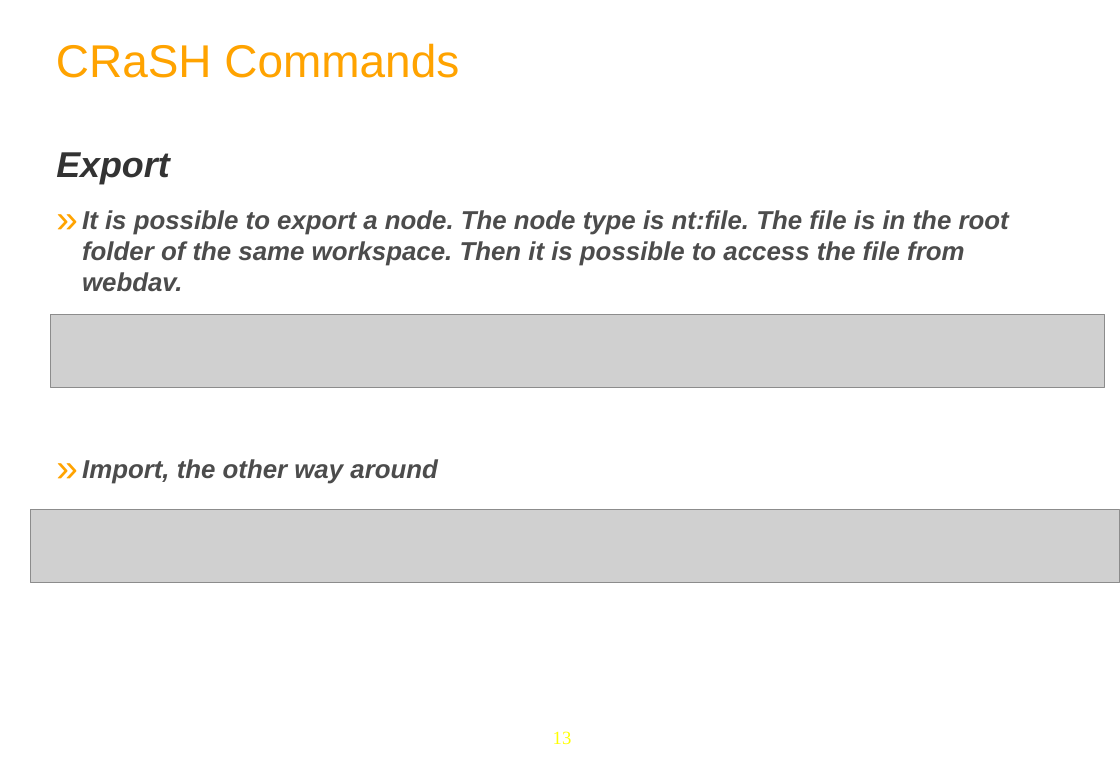
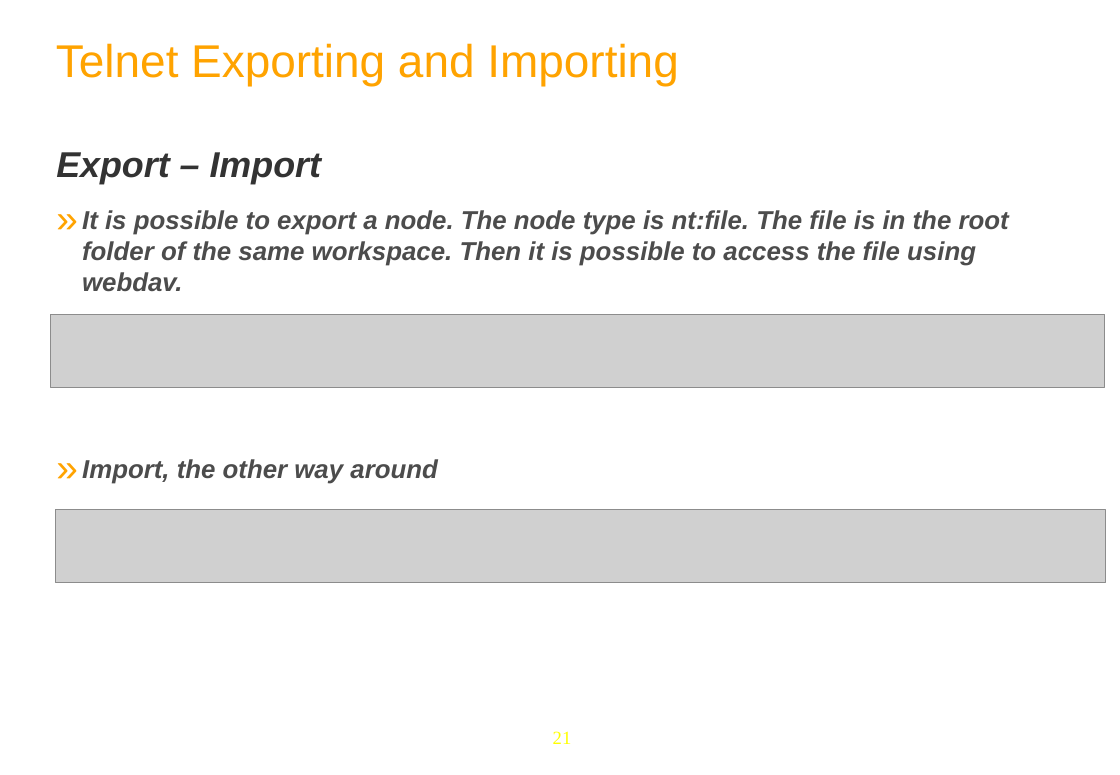
Before and after one commit to anhvurz90/training, a slide deck: slide 21 of exo-developer/420-crash/slides/420-CRaSH-XDev-en.pptx (slide 13 before the commit). Drawn at 1120x775 pixels with LibreOffice and Linux fonts; fonts in the diff are those of the drawing; grey boxes stand for pictures; background and template pictures are left out. Boxes give left, top, right and bottom in pixels: in the first picture for what was removed or moved away, otherwise in the second. Text is boxed around its words. In the diff, an @@ line names an element or a change of style, - is before the commit and + after.

```diff
--- a/exo-developer/420-crash/slides/420-CRaSH-XDev-en.pptx
+++ b/exo-developer/420-crash/slides/420-CRaSH-XDev-en.pptx
@@ text at (x1=56, y1=43, x2=678, y2=86): text changed @@
-CRaSH Commands
+Telnet Exporting and Importing
@@ text at (x1=56, y1=152, x2=1009, y2=292): text changed @@
-Export
-» It is possible to export a node. The node type is nt:file. The file is in the root folder of the same workspace. Then it is possible to access the file from webdav.
+Export – Import
+» It is possible to export a node. The node type is nt:file. The file is in the root folder of the same workspace. Then it is possible to access the file using webdav.
@@ picture resized from (x1=30, y1=510, x2=1120, y2=583) to (x1=55, y1=510, x2=1106, y2=583) @@
@@ page number at (x1=553, y1=731, x2=572, y2=744): text changed @@
-13
+21
```
Also in this commit, not shown: 8 other slides changed, 10 slides added, 8 other files.
